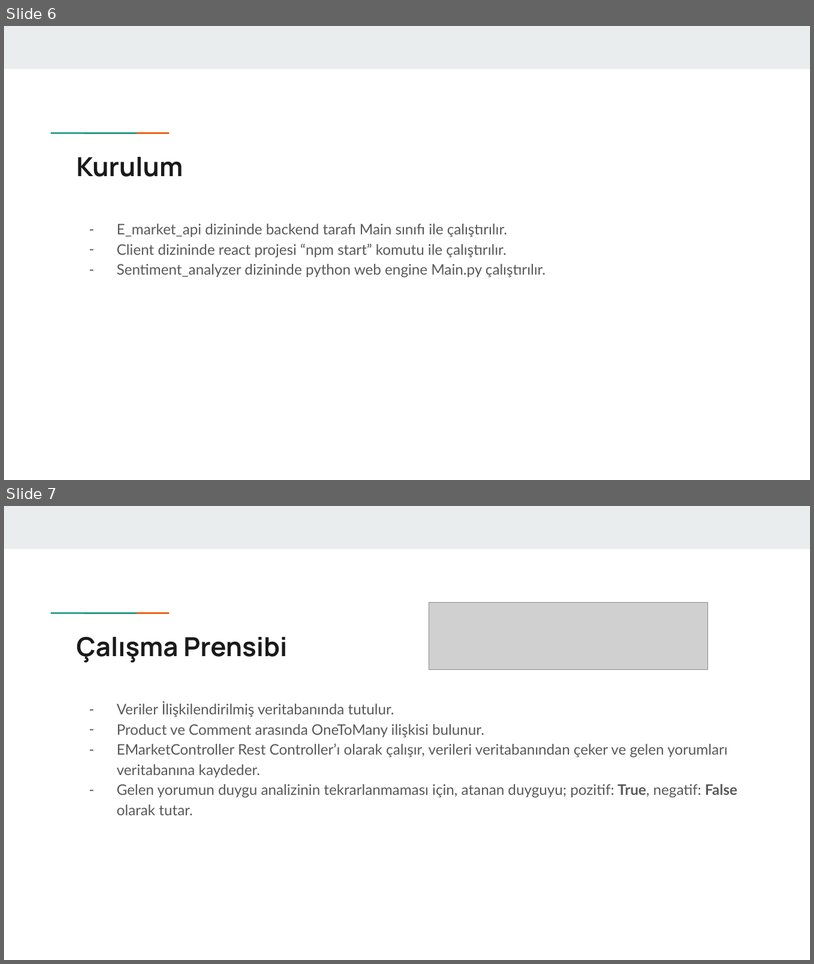
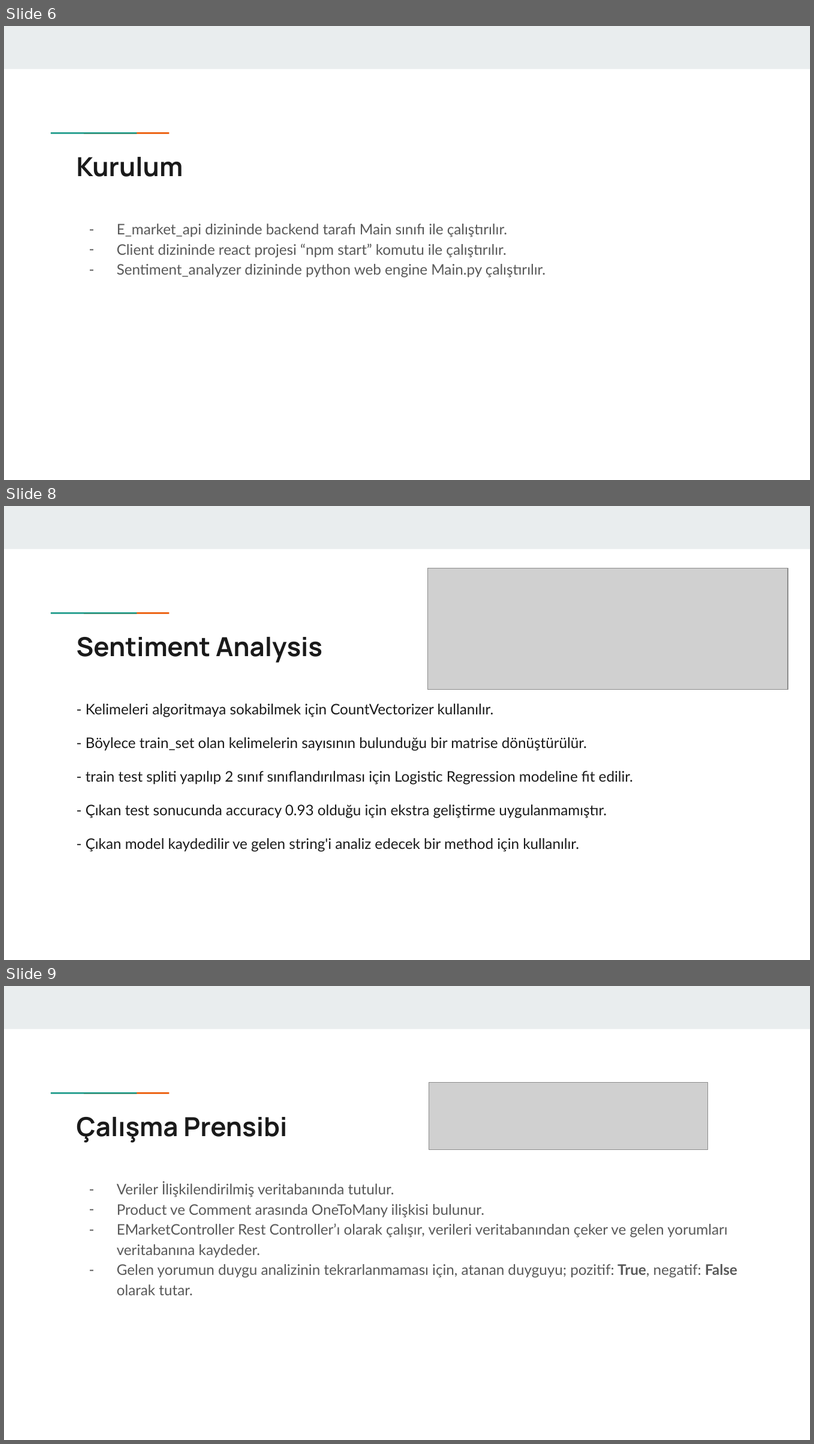
Before and after one commit to GokalpUnsal/sentiment_analysis, a slide deck: client/E-ticaret Ürün Duygu Analizi.pptx. Shown one above the other, each under a label of ours: slides 6 and 7 before the commit, slides 6, 8 and 9 after it; the slides between them are not shown. The pictures are 814x964 and 814x1444 pixels, drawn with LibreOffice and Linux fonts; fonts in the diff are those of the drawing; grey boxes stand for pictures. Boxes give left, top, right and bottom in pixels: in the first picture for what was removed or moved away, otherwise in the second. Text is boxed around its words. In the diff, an @@ line names an element or a change of style, - is before the commit and + after.

```diff
--- a/client/E-ticaret Ürün Duygu Analizi.pptx
+++ b/client/E-ticaret Ürün Duygu Analizi.pptx
@@ slide 8 added at box(4, 506, 810, 960), background #FFFFFF; not listed: 3 template elements that a slide beside it also shows @@
@@ picture added at box(428, 568, 789, 689) @@
@@ title added at box(77, 637, 323, 663), 23.4 pt, text #1A1A1A, bold @@
+Sentiment Analysis
@@ text added at box(86, 703, 633, 852), 13 pt, text #1A1A1A @@
+- Kelimeleri algoritmaya sokabilmek için CountVectorizer kullanılır.
+- Böylece train_set olan kelimelerin sayısının bulunduğu bir matrise dönüştürülür.
+- train test spliti yapılıp 2 sınıf sınıflandırılması için Logistic Regression modeline fit edilir.
+- Çıkan test sonucunda accuracy 0.93 olduğu için ekstra geliştirme uygulanmamıştır.
+- Çıkan model kaydedilir ve gelen string'i analiz edecek bir method için kullanılır.
@@ what was slide 7 is now slide 9 @@
```
Also in this commit, not shown: 1 other slide added, 3 other files.
